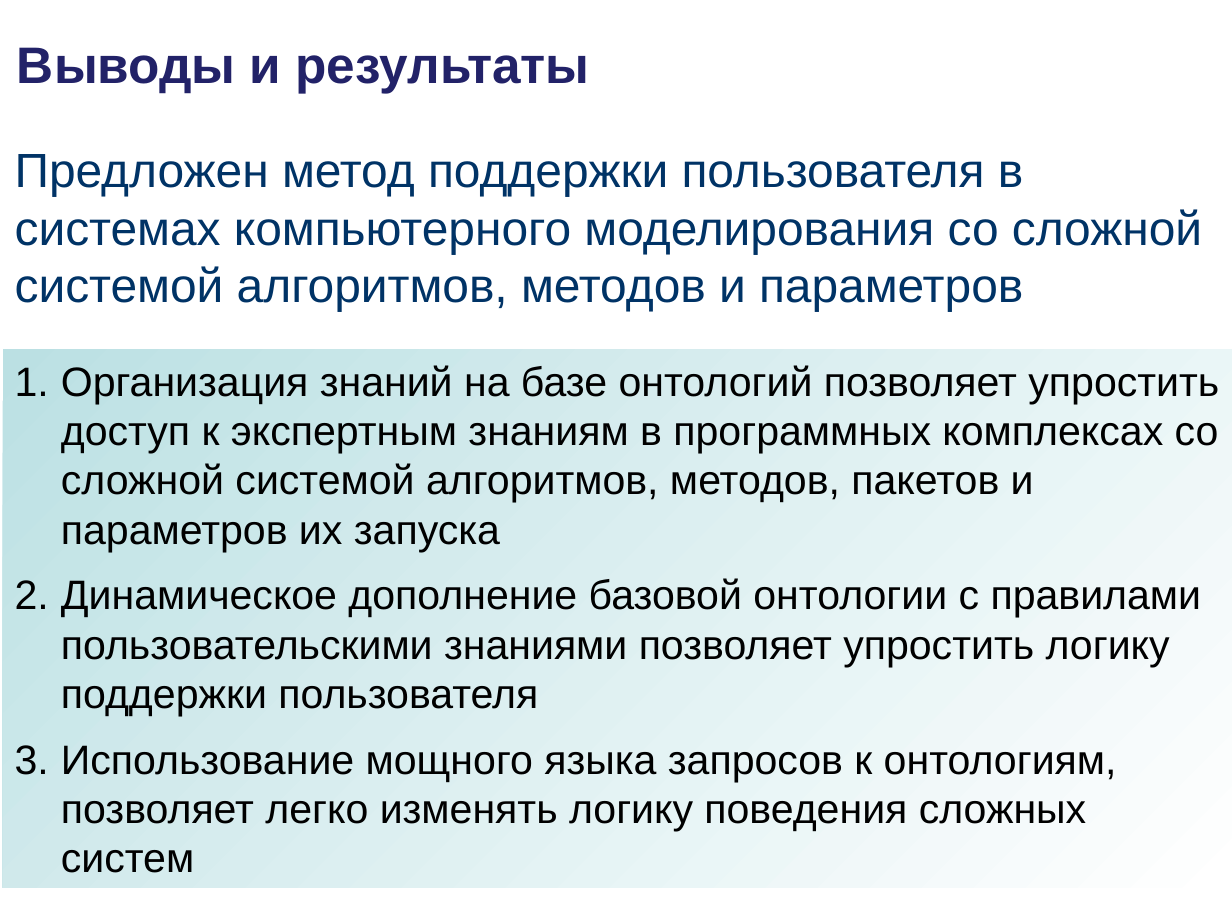
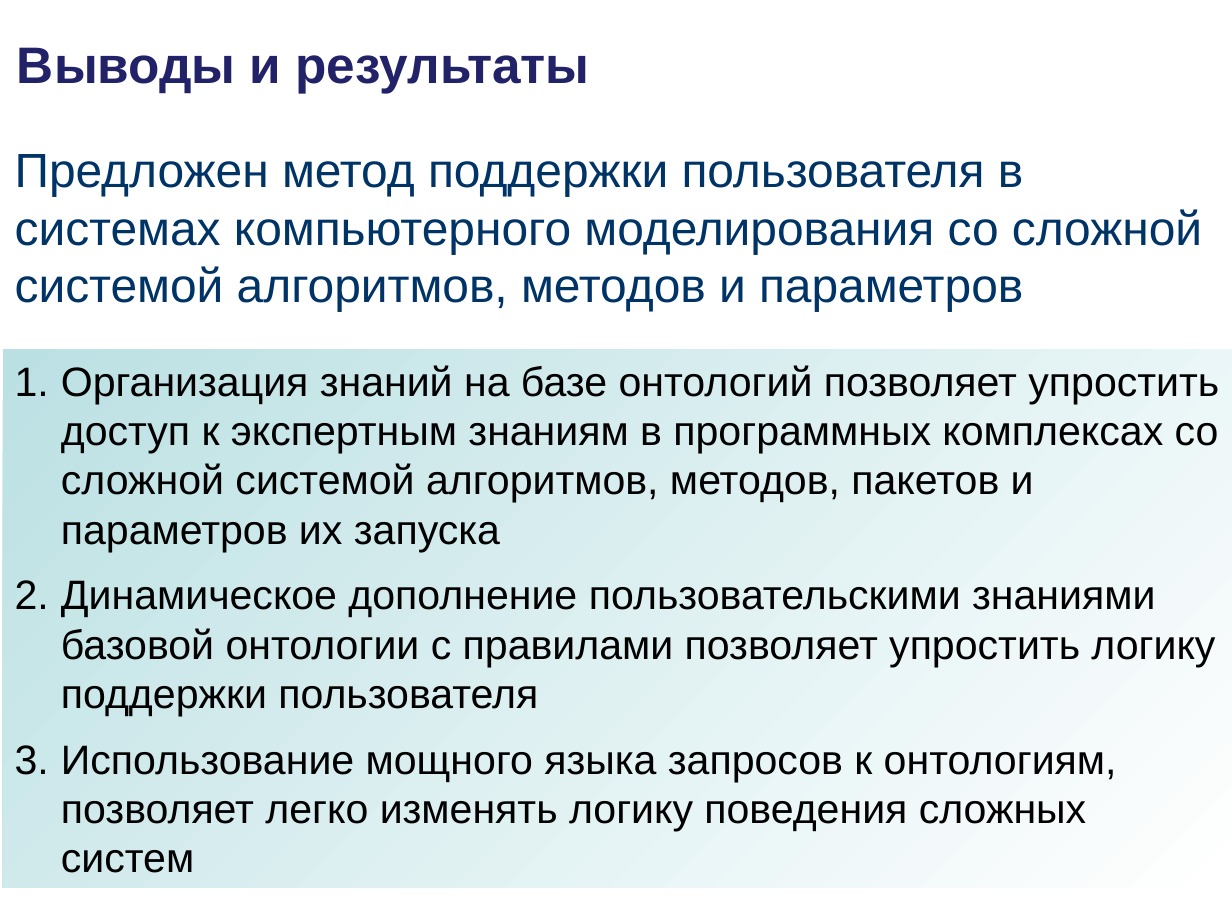
Before and after one commit to podtelkin/NII-NKT, a slide deck: slide 21 of master/master.ppt (slide 20 before the commit). Drawn at 1232x924 pixels with LibreOffice and Linux fonts; fonts in the diff are those of the drawing; background and template pictures are left out. Boxes give left, top, right and bottom in pixels: in the first picture for what was removed or moved away, otherwise in the second. Text is boxed around its words. In the diff, an @@ line names an element or a change of style, - is before the commit and + after.

```diff
--- a/master/master.ppt
+++ b/master/master.ppt
@@ text in rectangle at (61,580,1215,716): text changed @@
-2. Динамическое дополнение базовой онтологии с правилами пользовательскими знаниями позволяет упростить логику поддержки пользователя
+2. Динамическое дополнение пользовательскими знаниями базовой онтологии с правилами позволяет упростить логику поддержки пользователя
```
Also in this commit, not shown: 12 other slides changed, 1 slide added, 1 slide removed, 10 other files.
